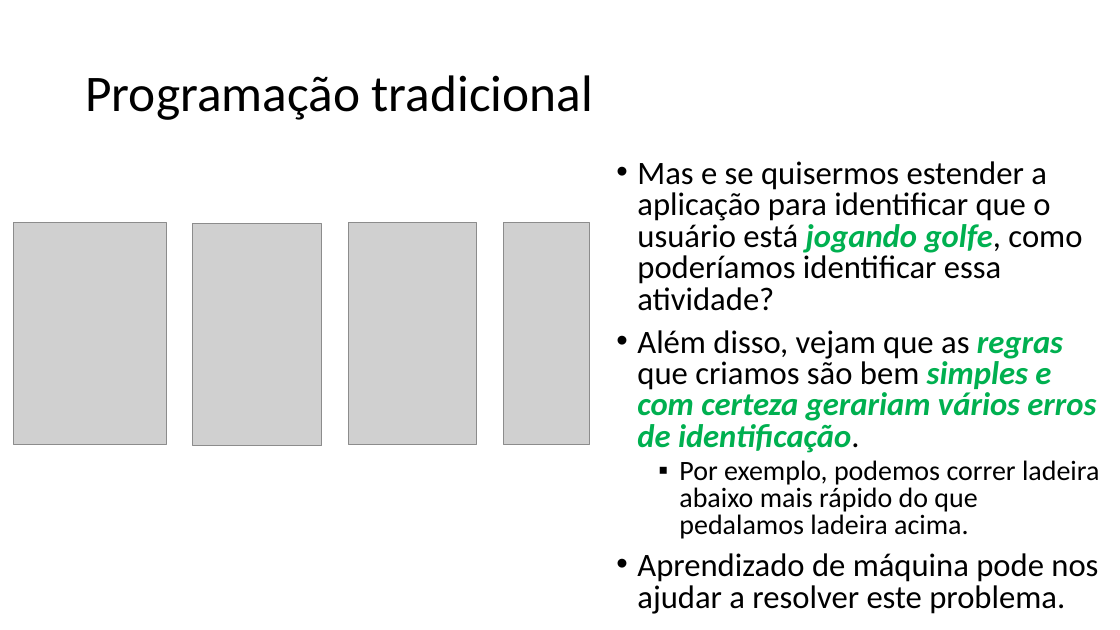
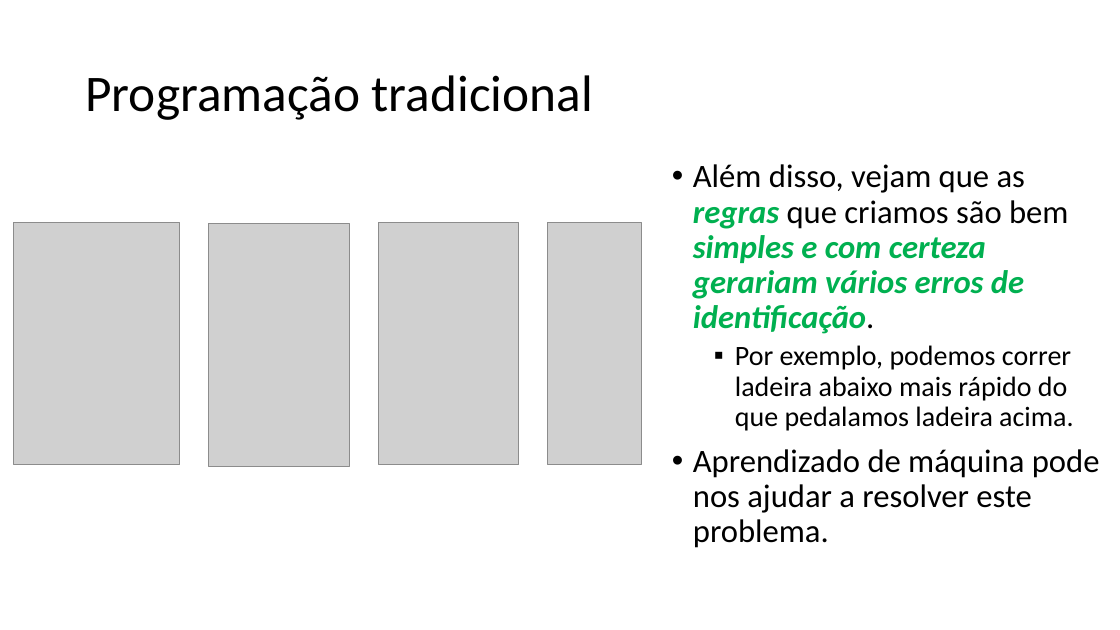
Before and after one commit to zz4fap/tp557-iot-ml, a slide deck: slide 9 of slides/TP557_4_O_Paradigma_do_Machine_Learning.pptx (slide 8 before the commit). Drawn at 1120x630 pixels with LibreOffice and Linux fonts; fonts in the diff are those of the drawing; grey boxes stand for pictures. Boxes give left, top, right and bottom in pixels: in the first picture for what was removed or moved away, otherwise in the second. Text is boxed around its words. In the diff, an @@ line names an element or a change of style, - is before the commit and + after.

```diff
--- a/slides/TP557_4_O_Paradigma_do_Machine_Learning.pptx
+++ b/slides/TP557_4_O_Paradigma_do_Machine_Learning.pptx
@@ text at (x1=637, y1=161, x2=1082, y2=311): paragraph removed @@
-• Mas e se quisermos estender a aplicação para identificar que o usuário está jogando golfe, como poderíamos identificar essa atividade?
@@ text "Além disso, vejam que as ..." moved from (x1=637, y1=161, x2=1099, y2=614) to (x1=693, y1=164, x2=1100, y2=548) @@
@@ text "Além disso, vejam que as ..." at (x1=693, y1=164, x2=1100, y2=548): line spacing 0.8 to 0.9 @@
@@ picture resized from (x1=13, y1=223, x2=166, y2=445) to (x1=13, y1=223, x2=180, y2=465) @@
@@ picture resized from (x1=192, y1=223, x2=322, y2=446) to (x1=209, y1=223, x2=350, y2=466) @@
@@ picture resized from (x1=349, y1=223, x2=477, y2=445) to (x1=379, y1=223, x2=519, y2=465) @@
@@ picture resized from (x1=503, y1=223, x2=589, y2=445) to (x1=548, y1=223, x2=642, y2=465) @@
```
Also in this commit, not shown: 7 other slides changed, 1 slide added.
